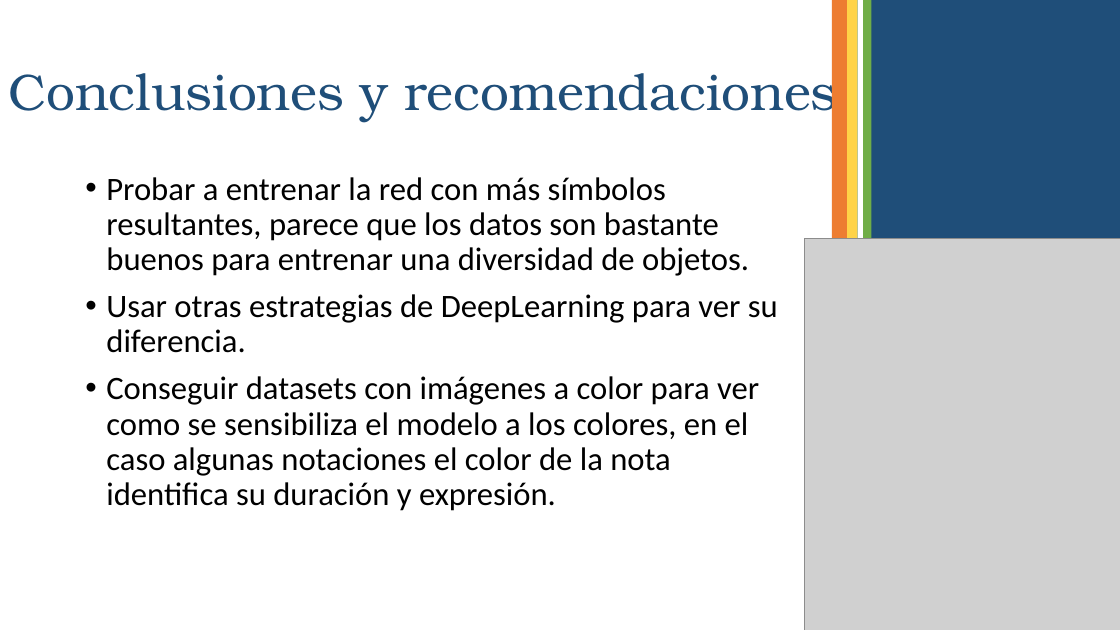
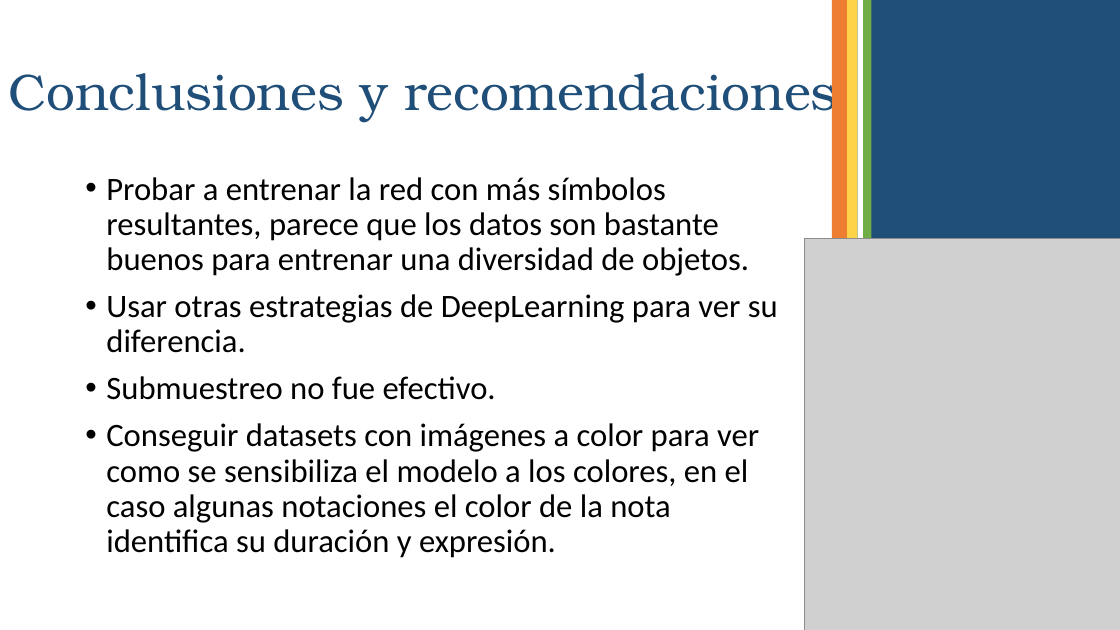
Before and after one commit to Jotade100/MusicCNN, a slide deck: slide 17 of Music Notation CNN.pptx (slide 15 before the commit). Drawn at 1120x630 pixels with LibreOffice and Linux fonts; fonts in the diff are those of the drawing; grey boxes stand for pictures. Boxes give left, top, right and bottom in pixels: in the first picture for what was removed or moved away, otherwise in the second. Text is boxed around its words. In the diff, an @@ line names an element or a change of style, - is before the commit and + after.

```diff
--- a/Music Notation CNN.pptx
+++ b/Music Notation CNN.pptx
@@ text at [106, 376, 496, 400]: paragraph added @@
+• Submuestreo no fue efectivo.
```
Also in this commit, not shown: 2 other slides changed, 2 slides added, 3 other files.
